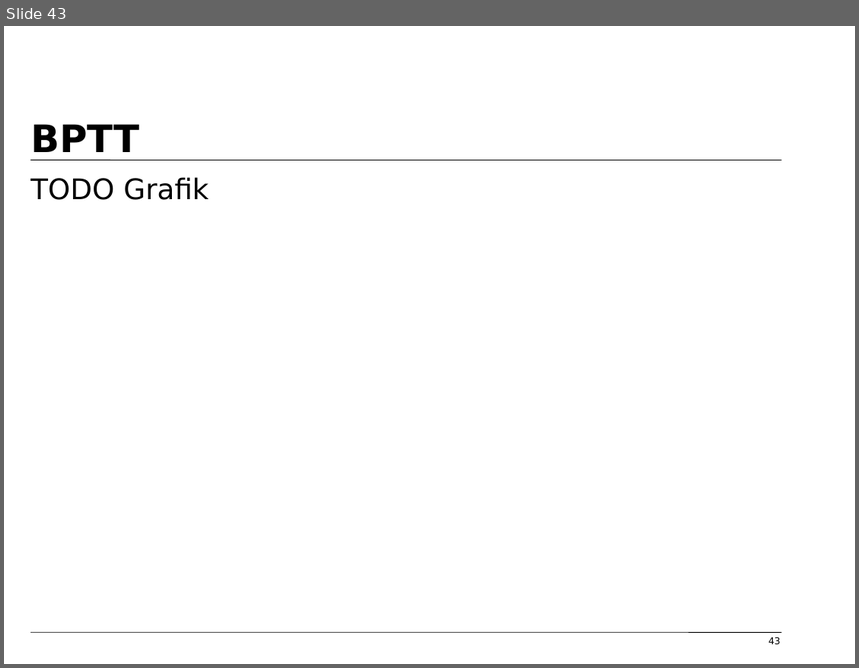
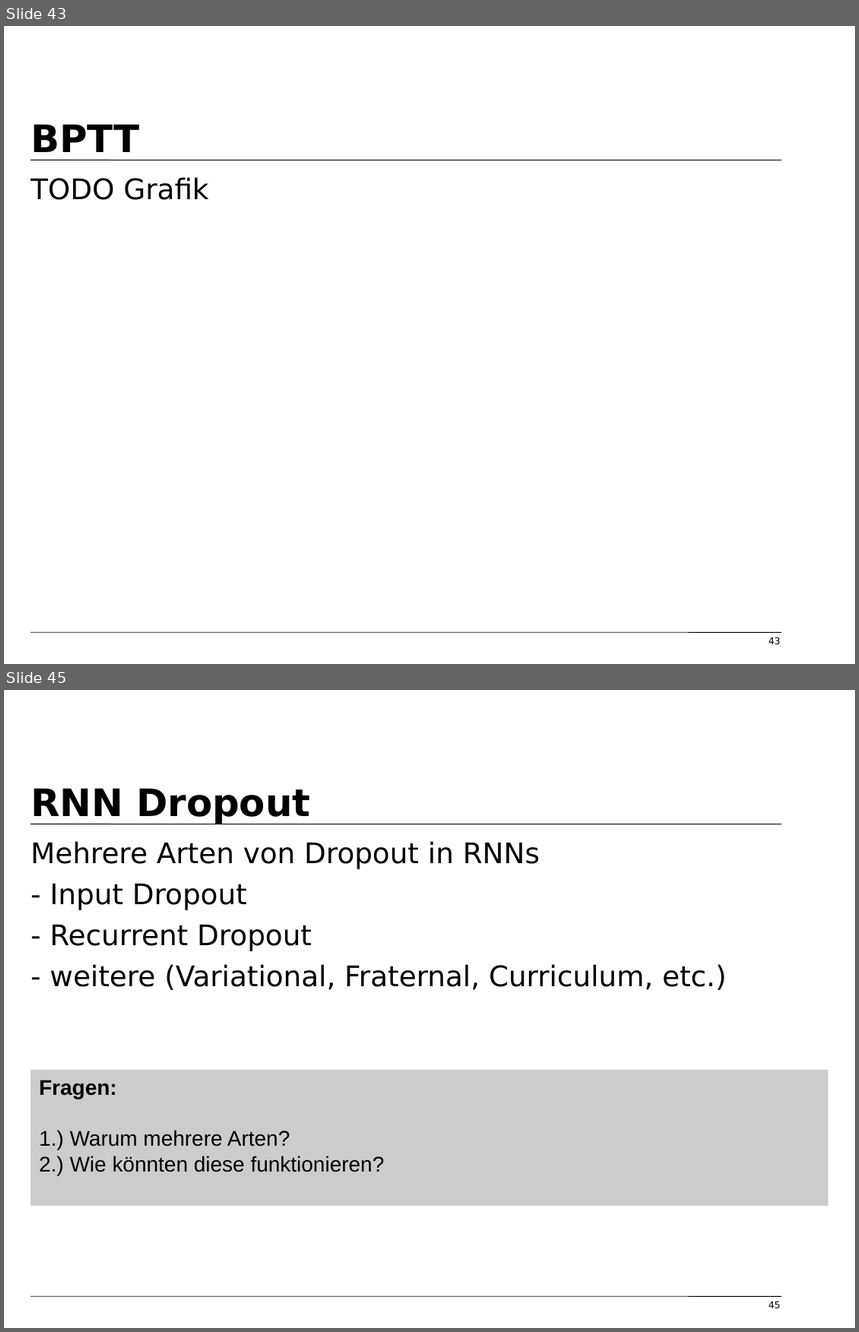
Before and after one commit to tfassbender/deep_learning_team_rnn, a slide deck: vorlesung/vorlesung_rnn_tobias_marvin.odp. Shown one above the other, each under a label of ours: slide 43 before the commit, slides 43 and 45 after it; the slides between them are not shown. The pictures are 859x668 and 859x1332 pixels, drawn with LibreOffice and Linux fonts; fonts in the diff are those of the drawing; background and template pictures are left out. Boxes give left, top, right and bottom in pixels: in the first picture for what was removed or moved away, otherwise in the second. Text is boxed around its words. In the diff, an @@ line names an element or a change of style, - is before the commit and + after.

Commit message:
Added Dropout for RNNs

```diff
--- a/vorlesung/vorlesung_rnn_tobias_marvin.odp
+++ b/vorlesung/vorlesung_rnn_tobias_marvin.odp
@@ slide 45 added at [4, 690, 855, 1328], background #FFFFFF; not listed: 2 template elements that a slide beside it also shows @@
@@ title added at [31, 788, 310, 825], 32 pt, text #000000, bold @@
+RNN Dropout
@@ text added at [31, 841, 727, 990], 24 pt, text #000000 @@
+Mehrere Arten von Dropout in RNNs
+- Input Dropout
+- Recurrent Dropout
+- weitere (Variational, Fraternal, Curriculum, etc.)
@@ rectangle added at [31, 1070, 828, 1206], fill #CCCCCC, 18 pt, text #000000 @@
+Fragen:
+1.) Warum mehrere Arten?
+2.) Wie könnten diese funktionieren?
@@ page number added at [769, 1302, 781, 1309], 8 pt, text #000000 @@
+45
```
Also in this commit, not shown: 4 slides changed, 3 other slides added, 1 other file.
